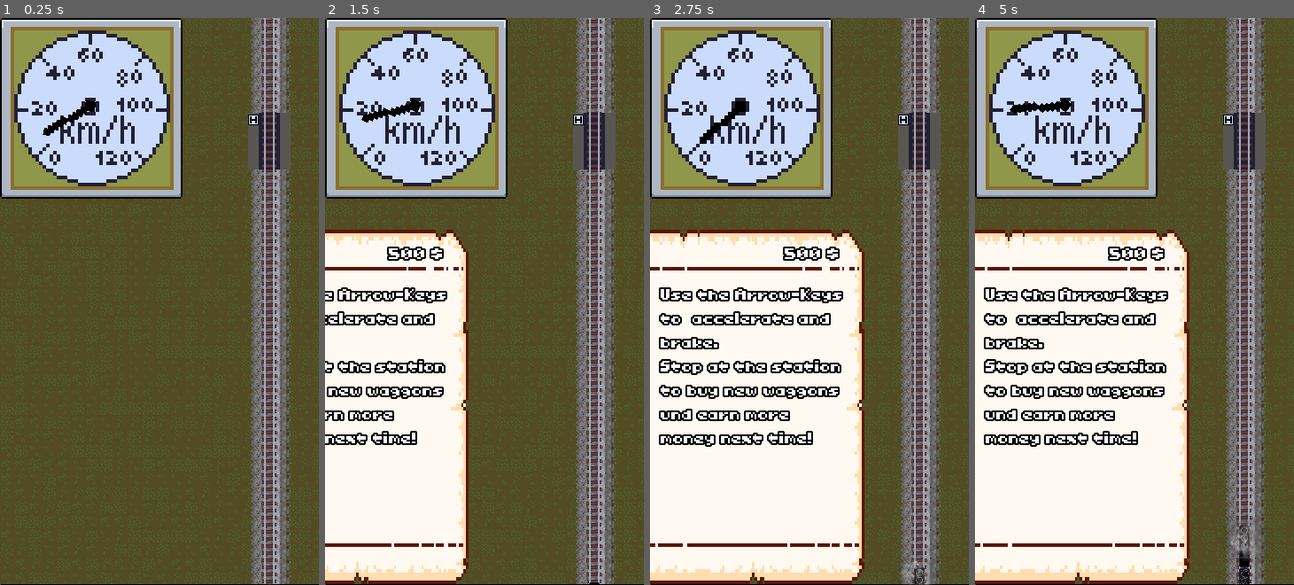
Above: before the commit, frames 1-4 (left to right).
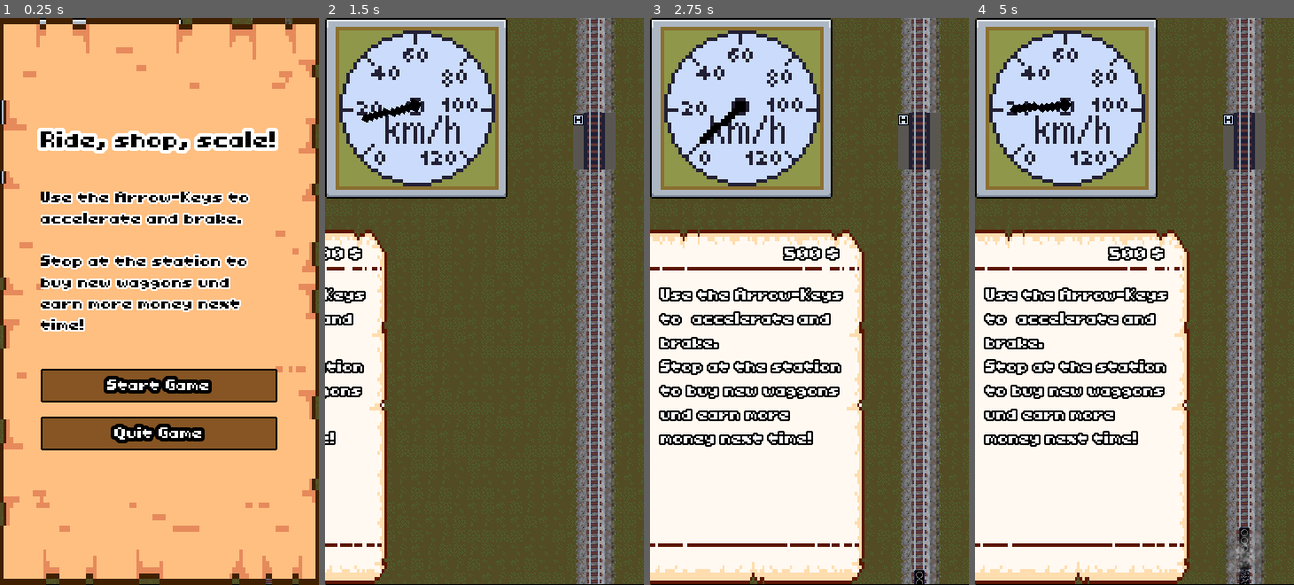
Above: after the commit, the same moments.

Repository: sthoni/gamejamaugust2024
Game: Godot game, scene res://game.tscn
Two runs of this game, one before a commit and one after it. Both use one fixed random seed, a clock stepped at 60 frames per second and the inputs below.
Inputs (mouse positions are in pixels of both pictures, inside the frame that each line leads up to):
- Up to frame 1 (0.25 s): no input
- Up to frame 2 (1.5 s): click (484, 386) at 0.5 s, where only the run after the commit has a clickable "Start Game"; tap Enter (shop) at 1.25 s; hold Up (accelerate) from 1.28 s (still down); hold Enter (shop) from 1.28 s (still down)
- Up to frame 3 (2.75 s): release Up (accelerate) at 2.03 s; release Enter (shop) at 2.03 s; hold Down (brake) from 2.03 s (still down); tap Enter (shop) at 2.1, 2.27, 2.57 s
- Up to frame 4 (5 s): release Down (brake) at 2.78 s; hold Enter (shop) 2.78-3.53 s; hold Up (accelerate) 2.78-4.28 s; tap Enter (shop) at 3.6, 3.77, 4.07 s; hold Down (brake) from 4.28 s (still down); hold Enter (shop) from 4.28 s (still down)

The runs differ from the first frame. In frame 1, 99% of the frame differs, in the area x 0-100%, y 0-100%; in frame 2, 19%; in frame 3, 0.2%; in frame 4, 0.4%.

Commit message:
Start Menü eingebaut

Diff:
--- a/game.gd
+++ b/game.gd
@@ -4,6 +4,7 @@
 
 @onready var level: Level = $Level
 @onready var shop: Shop = $Shop
+@onready var menu: Menu = $Menu
 @onready var label_level: Label = %LabelLevel
 @onready var button: Button = %Button
 @onready var panel_container: PanelContainer = $PanelContainer
@@ -26,6 +27,8 @@
 	Events.level_end_reached.connect(_on_level_end_reached)
 	Events.shop_key_pressed.connect(_on_shop_key_pressed)
 	button.pressed.connect(create_new_level)
+
+	get_tree().paused = true
 
 
 func _set_game_stats(value: GameStats) -> void:
@@ -73,6 +76,10 @@
 	if level_ended:
 		if event.is_action_pressed("shop"):
 			create_new_level()
+	if event.is_action_pressed("exit_to_menu"):
+		menu.show()
+		get_tree().paused = true
+
 
 
 func _on_shop_key_pressed() -> void:
--- a/game.tscn
+++ b/game.tscn
@@ -6,6 +6,7 @@
 [ext_resource type="PackedScene" uid="uid://botpyjbja42c" path="res://ui/shop.tscn" id="4_tp65r"]
 [ext_resource type="AudioStream" uid="uid://cul1ktvspbvh8" path="res://assets/music/201159__kiddpark__cash-register.mp3" id="5_7jktm"]
 [ext_resource type="Theme" uid="uid://c5vctt5fcxfn" path="res://theme.tres" id="5_ryrav"]
+[ext_resource type="PackedScene" uid="uid://bq8lf8yc6y7ti" path="res://ui/menu.tscn" id="7_eow3j"]
 
 [sub_resource type="StyleBoxFlat" id="StyleBoxFlat_cr26j"]
 bg_color = Color(0, 0, 0, 1)
@@ -56,3 +57,5 @@
 [node name="MoneyPlayer" type="AudioStreamPlayer" parent="."]
 stream = ExtResource("5_7jktm")
 volume_db = -20.0
+
+[node name="Menu" parent="." instance=ExtResource("7_eow3j")]
--- a/project.godot
+++ b/project.godot
@@ -59,6 +59,11 @@
 "events": [Object(InputEventKey,"resource_local_to_scene":false,"resource_name":"","device":-1,"window_id":0,"alt_press …(195 unchanged characters)…
 ]
 }
+exit_to_menu={
+"deadzone": 0.2,
+"events": [Object(InputEventKey,"resource_local_to_scene":false,"resource_name":"","device":-1,"window_id":0,"alt_pressed":false,"shift_pressed":false,"ctrl_pressed":false,"meta_pressed":false,"pressed":false,"keycode":0,"physical_keycode":4194305,"key_label":0,"unicode":0,"location":0,"echo":false,"script":null)
+]
+}
 
 [rendering]
 
--- a/theme.tres
+++ b/theme.tres
@@ -1,6 +1,60 @@
-[gd_resource type="Theme" load_steps=3 format=3 uid="uid://c5vctt5fcxfn"]
+[gd_resource type="Theme" load_steps=7 format=3 uid="uid://c5vctt5fcxfn"]
 
 [ext_resource type="FontFile" uid="uid://ctudgwsmkjvvy" path="res://assets/ui/Toriko.ttf" id="1_0raqw"]
+
+[sub_resource type="StyleBoxFlat" id="StyleBoxFlat_110ce"]
+content_margin_top = 12.0
+bg_color = Color(0.156517, 0.0852372, 0.0182362, 1)
+border_width_left = 2
+border_width_top = 2
+border_width_right = 2
+border_width_bottom = 2
+border_color = Color(0, 0, 0, 1)
+corner_radius_top_left = 2
+corner_radius_top_right = 2
+corner_radius_bottom_right = 2
+corner_radius_bottom_left = 2
+anti_aliasing = false
+
+[sub_resource type="StyleBoxFlat" id="StyleBoxFlat_e1x85"]
+content_margin_top = 12.0
+bg_color = Color(0.845203, 0.568582, 0.304, 1)
+border_width_left = 2
+border_width_top = 2
+border_width_right = 2
+border_width_bottom = 2
+border_color = Color(0, 0, 0, 1)
+corner_radius_top_left = 2
+corner_radius_top_right = 2
+corner_radius_bottom_right = 2
+corner_radius_bottom_left = 2
+
+[sub_resource type="StyleBoxFlat" id="StyleBoxFlat_cjfk0"]
+content_margin_top = 12.0
+bg_color = Color(0.525465, 0.33153, 0.137499, 1)
+border_width_left = 2
+border_width_top = 2
+border_width_right = 2
+border_width_bottom = 2
+border_color = Color(0, 0, 0, 1)
+corner_radius_top_left = 2
+corner_radius_top_right = 2
+corner_radius_bottom_right = 2
+corner_radius_bottom_left = 2
+anti_aliasing = false
+
+[sub_resource type="StyleBoxFlat" id="StyleBoxFlat_vj6dk"]
+content_margin_top = 12.0
+bg_color = Color(0.950371, 0.741255, 0.557075, 1)
+border_width_left = 2
+border_width_top = 2
+border_width_right = 2
+border_width_bottom = 2
+border_color = Color(0, 0, 0, 1)
+corner_radius_top_left = 2
+corner_radius_top_right = 2
+corner_radius_bottom_right = 2
+corner_radius_bottom_left = 2
 
 [sub_resource type="StyleBoxFlat" id="StyleBoxFlat_nj5fc"]
 bg_color = Color(0.6, 0.6, 0.6, 0)
@@ -9,7 +63,11 @@
 default_font = ExtResource("1_0raqw")
 default_font_size = 32
 Button/colors/font_color = Color(1, 1, 1, 1)
-Button/constants/outline_size = 8
+Button/constants/outline_size = 16
+Button/styles/disabled = SubResource("StyleBoxFlat_110ce")
+Button/styles/hover = SubResource("StyleBoxFlat_e1x85")
+Button/styles/normal = SubResource("StyleBoxFlat_cjfk0")
+Button/styles/pressed = SubResource("StyleBoxFlat_vj6dk")
 GridContainer/constants/h_separation = 32
 GridContainer/constants/v_separation = 32
 HBoxContainer/constants/separation = 16
--- /dev/null
+++ b/ui/menu.gd
@@ -0,0 +1,26 @@
+extends Control
+
+class_name Menu
+
+@onready var start_button: Button = %StartButton
+@onready var quit_button: Button = %QuitButton
+
+func _ready() -> void:
+    start_button.pressed.connect(func() -> void:
+        get_tree().paused = false
+        start_button.text = "Continue"
+        hide()
+    )
+
+    quit_button.pressed.connect(func() -> void:
+        get_tree().quit()
+        )
+
+func _input(event: InputEvent) -> void:
+    if event.is_action_pressed("exit_to_menu"):
+        get_tree().quit()
+
+    if event.is_action_pressed("shop"):
+        get_tree().paused = false
+        start_button.text = "Continue"
+        hide()
--- /dev/null
+++ b/ui/menu.tscn
@@ -0,0 +1,74 @@
+[gd_scene load_steps=5 format=3 uid="uid://bq8lf8yc6y7ti"]
+
+[ext_resource type="Script" uid="uid://dqkq0dxinpb1t" path="res://ui/menu.gd" id="1_4c782"]
+[ext_resource type="Theme" uid="uid://c5vctt5fcxfn" path="res://theme.tres" id="1_bwjgb"]
+[ext_resource type="Texture2D" uid="uid://c0408thg321bf" path="res://assets/ui/UI_Paper.png" id="2_udkah"]
+
+[sub_resource type="AtlasTexture" id="AtlasTexture_4c782"]
+atlas = ExtResource("2_udkah")
+region = Rect2(32, 32, 96, 96)
+
+[node name="Menu" type="Control"]
+process_mode = 2
+z_index = 100
+layout_mode = 3
+anchors_preset = 0
+offset_right = 360.0
+offset_bottom = 640.0
+script = ExtResource("1_4c782")
+
+[node name="PanelContainer" type="NinePatchRect" parent="."]
+layout_mode = 1
+anchors_preset = 15
+anchor_right = 1.0
+anchor_bottom = 1.0
+grow_horizontal = 2
+grow_vertical = 2
+theme = ExtResource("1_bwjgb")
+texture = SubResource("AtlasTexture_4c782")
+
+[node name="MarginContainer" type="MarginContainer" parent="PanelContainer"]
+layout_mode = 2
+offset_right = 360.0
+offset_bottom = 640.0
+grow_horizontal = 2
+grow_vertical = 2
+theme_override_constants/margin_top = 128
+
+[node name="VBoxContainer" type="VBoxContainer" parent="PanelContainer/MarginContainer"]
+layout_mode = 2
+size_flags_horizontal = 4
+size_flags_vertical = 0
+theme_override_constants/separation = 32
+
+[node name="Label" type="Label" parent="PanelContainer/MarginContainer/VBoxContainer"]
+layout_mode = 2
+theme_override_colors/font_color = Color(0, 0, 0, 1)
+theme_override_colors/font_outline_color = Color(1, 1, 1, 1)
+theme_override_constants/outline_size = 16
+theme_override_font_sizes/font_size = 48
+text = "Ride, shop, scale!"
+
+[node name="RichTextLabel" type="RichTextLabel" parent="PanelContainer/MarginContainer/VBoxContainer"]
+layout_mode = 2
+theme = ExtResource("1_bwjgb")
+theme_override_colors/default_color = Color(0, 0, 0, 1)
+theme_override_colors/font_outline_color = Color(1, 1, 1, 1)
+theme_override_constants/outline_size = 8
+text = "Use the Arrow-Keys to  accelerate and brake.
+
+Stop at the station to buy new waggons und earn more money next time!"
+fit_content = true
+
+[node name="VBoxContainer" type="VBoxContainer" parent="PanelContainer/MarginContainer/VBoxContainer"]
+layout_mode = 2
+
+[node name="StartButton" type="Button" parent="PanelContainer/MarginContainer/VBoxContainer/VBoxContainer"]
+unique_name_in_owner = true
+layout_mode = 2
+text = "Start Game"
+
+[node name="QuitButton" type="Button" parent="PanelContainer/MarginContainer/VBoxContainer/VBoxContainer"]
+unique_name_in_owner = true
+layout_mode = 2
+text = "Quit Game"
--- a/ui/shop.tscn
+++ b/ui/shop.tscn
@@ -7,6 +7,7 @@
 
 [node name="Shop" type="Control"]
 process_mode = 3
+z_index = 100
 layout_mode = 3
 anchors_preset = 0
 offset_right = 360.0
Binary file added: assets/ui/UI_Paper.png
Not shown, added: assets/ui/UI_Paper.png.import
Not shown: 1 places in game.tscn that only renumber resources
Not shown, added: ui/menu.gd.uid
